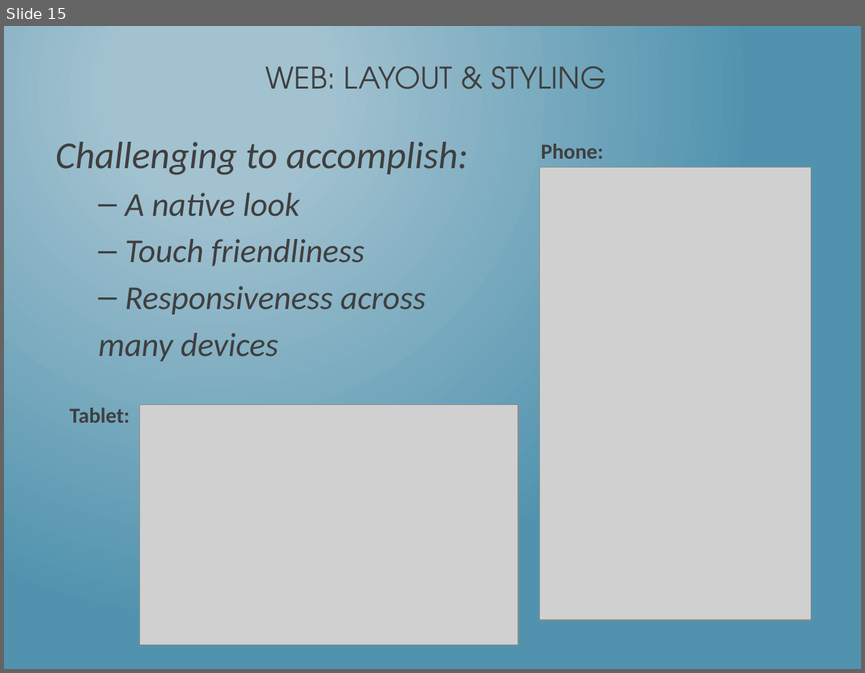
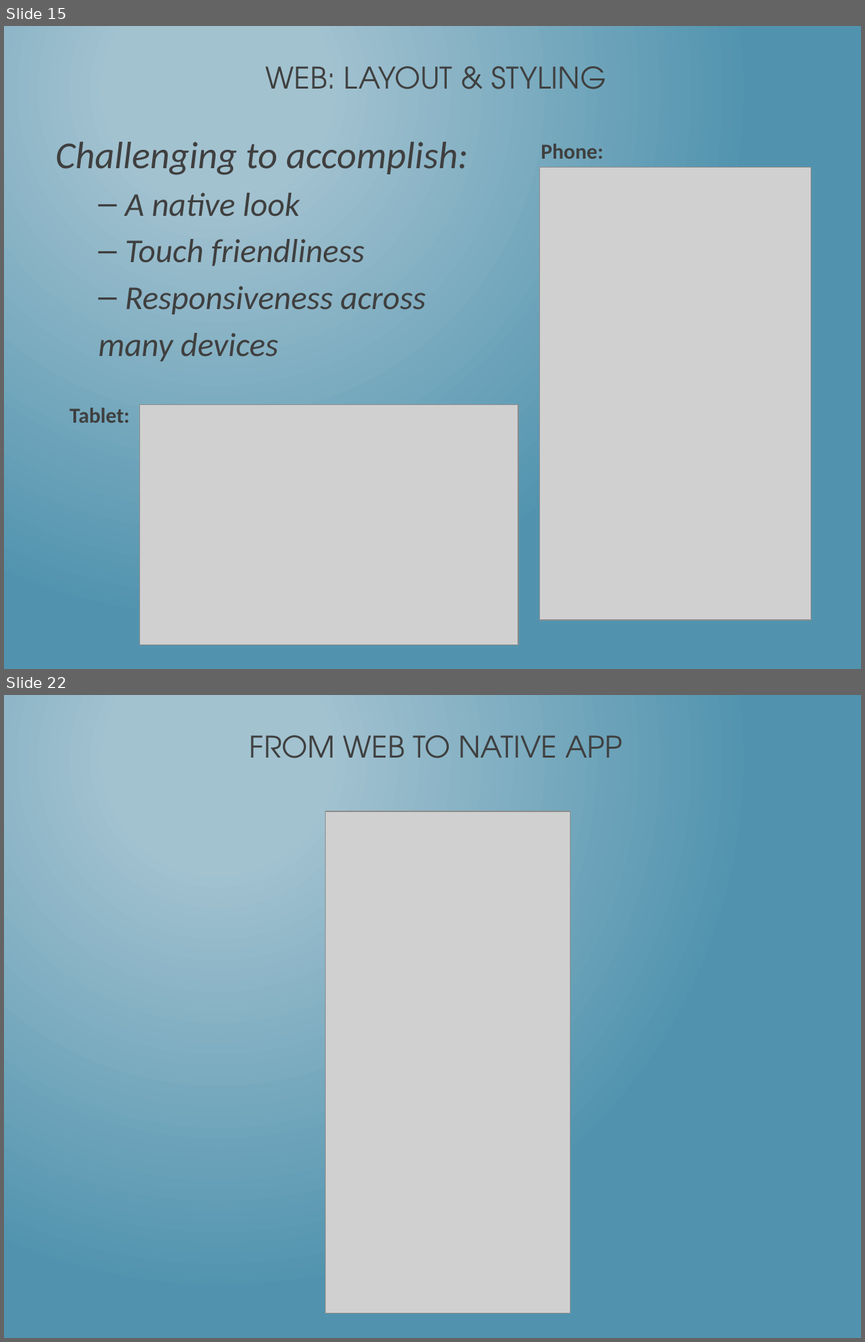
Before and after one commit to dotNetkow/Presentations, a slide deck: That Conference 2014/Building PhoneGap Mobile App w KendoUI.pptx. Shown one above the other, each under a label of ours: slide 15 before the commit, slides 15 and 22 after it; the slides between them are not shown. The pictures are 865x673 and 865x1342 pixels, drawn with LibreOffice and Linux fonts; fonts in the diff are those of the drawing; grey boxes stand for pictures. Boxes give left, top, right and bottom in pixels: in the first picture for what was removed or moved away, otherwise in the second. Text is boxed around its words. In the diff, an @@ line names an element or a change of style, - is before the commit and + after.

```diff
--- a/That Conference 2014/Building PhoneGap Mobile App w KendoUI.pptx
+++ b/That Conference 2014/Building PhoneGap Mobile App w KendoUI.pptx
@@ slide 22 added at <box>4,695,861,1338</box>, background gradient #A3C3D1 to #5194AF @@
@@ title added at <box>249,735,622,758</box>, 25 pt, text #3F3F3F @@
+FROM WEB TO NATIVE APP
@@ picture added at <box>325,811,570,1312</box> @@
```
Also in this commit, not shown: 7 slides changed, 5 other slides added.
